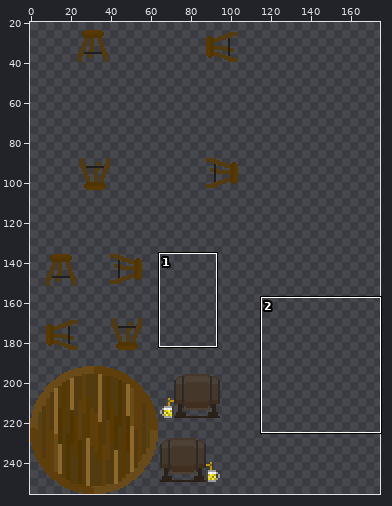
Two states of a sprite sheet, Zapf_Uni_Greifswald/tilesets/Barausstattung.png. Above, an overview of the earlier version with the close-up marked.
Close-up. First the earlier version:
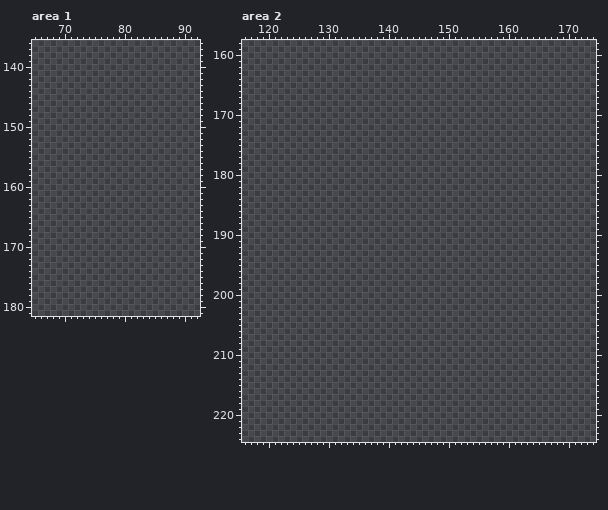
The file is 256x256 pixels. Colours within 5 levels of each other are drawn and written as one. Shown: area 1: x 65..92, y 136..181; area 2: x 116..174, y 158..224. The wide view leaves out empty margins. The commit also changed other parts of the picture, which this record leaves out.
And afterwards:
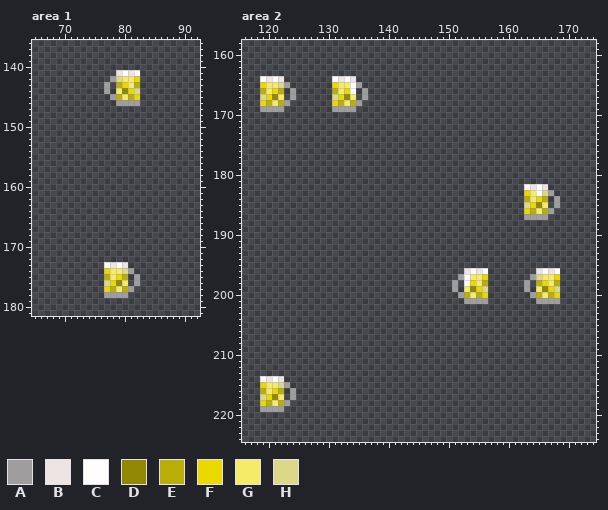
Palette (. is transparent): A #9f9d9d  B #eee4e4  C #fffdfd  D #928803  E #bbae08  F #ead900  G #f6eb67  H #ddd78a
Difference:
Area 1:
y 141: x 79..82 .... -> BCBC
y 142: x 78..82 ..... -> AHGGF
y 143: x 77 . -> A; x 79..82 .... -> EFGE
y 144: x 77 . -> A; x 79..82 .... -> GDFH
y 145: x 78..82 ..... -> AEGEF
y 146: x 79..82 .... -> AAAA
y 173: x 77..80 .... -> CBCB
y 174: x 77..81 ..... -> FGGHA
y 175: x 77..80 .... -> EGFE; x 82 . -> A
y 176: x 77..80 .... -> HFDG; x 82 . -> A
y 177: x 77..81 ..... -> FEGEA
y 178: x 77..80 .... -> AAAA
Area 2:
y 164: x 119..122 .... -> CBCB; x 131..134 .... -> CBCB
y 165: x 119..123 ..... -> FGGHA; x 131..135 ..... -> FGGCA
y 166: x 119..122 .... -> EGFE; x 124 . -> A; x 131..134 .... -> EGFC; x 136 . -> A
y 167: x 119..122 .... -> HFDG; x 124 . -> A; x 131..134 .... -> HFDG; x 136 . -> A
y 168: x 119..123 ..... -> FEGEA; x 131..135 ..... -> FEGEA
y 169: x 119..122 .... -> AAAA; x 131..134 .... -> AAAA
y 182: x 163..166 .... -> CBCB
y 183: x 163..167 ..... -> FGCHA
y 184: x 163..166 .... -> EGFE; x 168 . -> A
y 185: x 163..166 .... -> HFDG; x 168 . -> A
y 186: x 163..167 ..... -> FEGEA
y 187: x 163..166 .... -> AAAA
y 196: x 153..156 .... -> BCBC; x 165..168 .... -> BCBC
y 197: x 152..156 ..... -> ACGGF; x 164..168 ..... -> AHGGF
y 198: x 151 . -> A; x 153..156 .... -> CFGE; x 163 . -> A; x 165..168 .... -> EFGE
y 199: x 151 . -> A; x 153..156 .... -> GDFH; x 163 . -> A; x 165..168 .... -> GDFH
y 200: x 152..156 ..... -> AEGEF; x 164..168 ..... -> AEGEF
y 201: x 153..156 .... -> AAAA; x 165..168 .... -> AAAA
y 214: x 119..122 .... -> CBCB
y 215: x 119..123 ..... -> FGGHA
y 216: x 119..122 .... -> EGFE; x 124 . -> A
y 217: x 119..122 .... -> HFDG; x 124 . -> A
y 218: x 119..123 ..... -> FEGEA
y 219: x 119..122 .... -> AAAA
